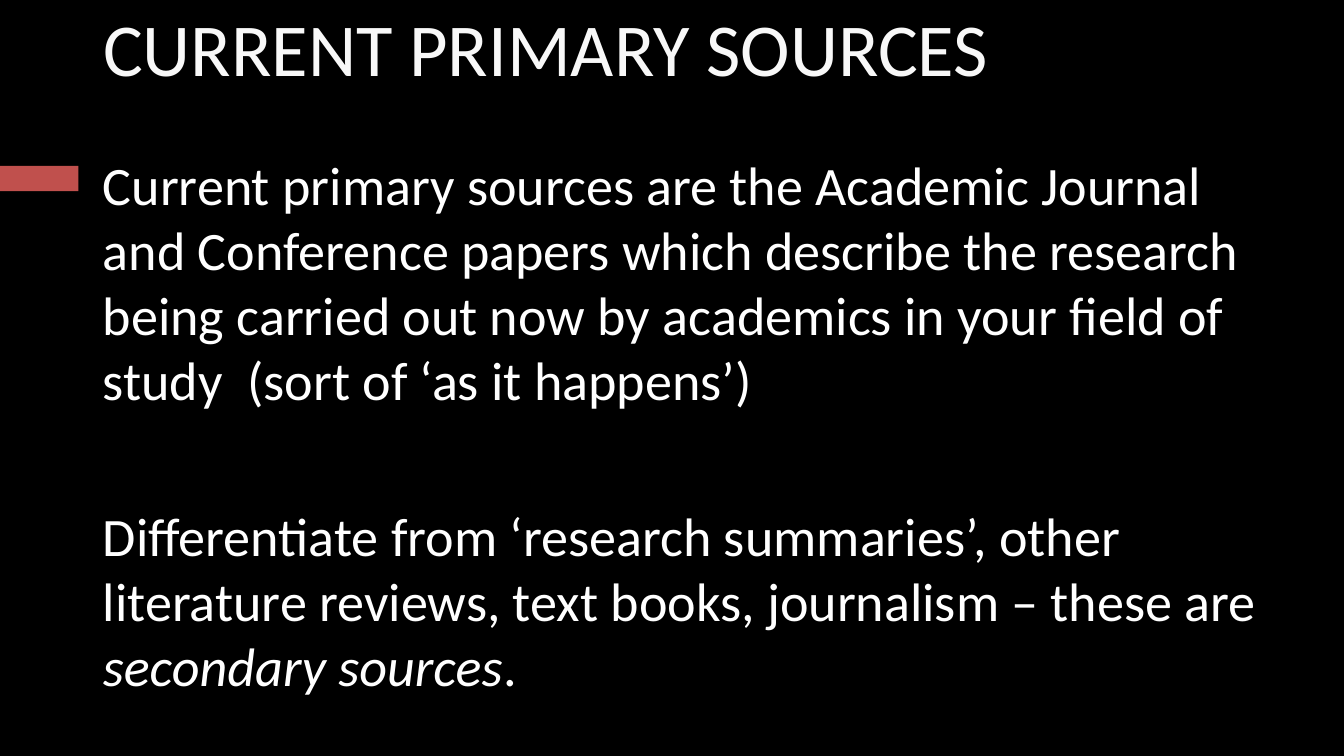
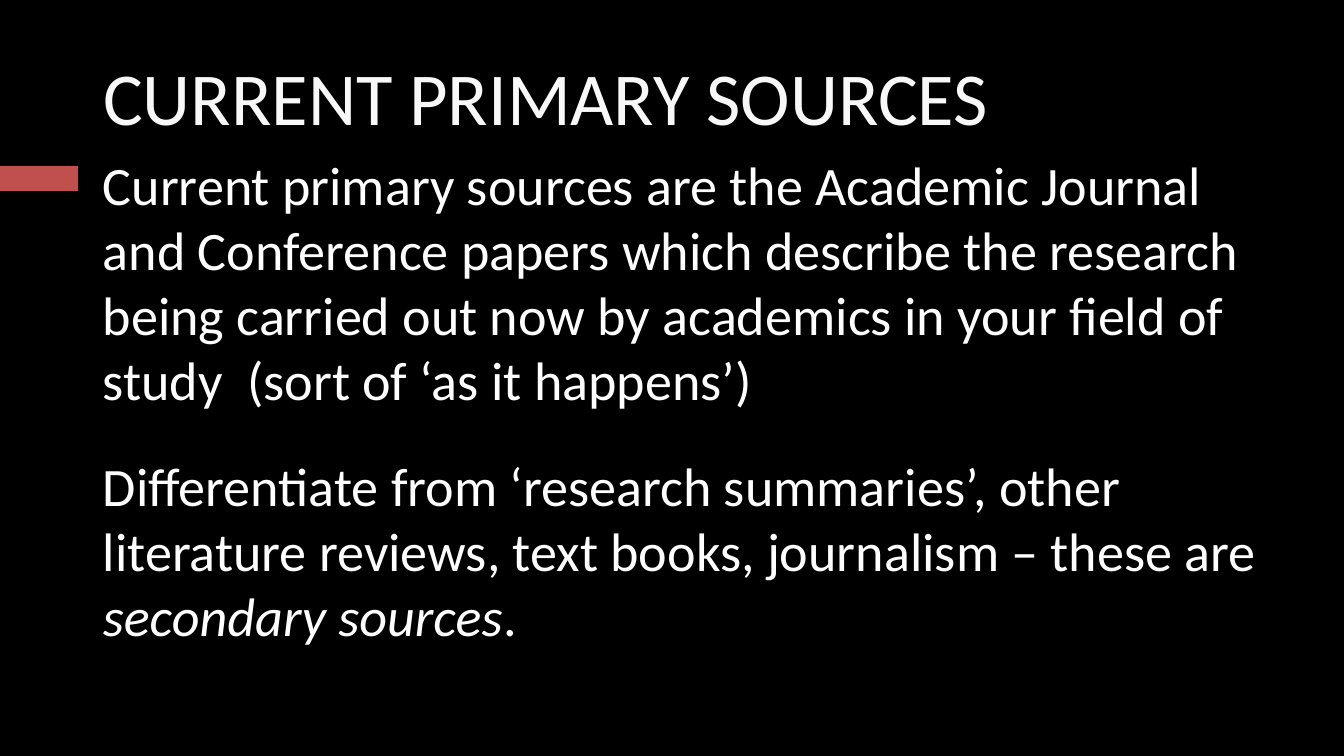
Before and after one commit to dscroft/shape, a slide deck: slide 6 of 300303COM/Literature Reviews.pptx (slide 8 before the commit). Drawn at 1344x756 pixels with LibreOffice and Linux fonts; fonts in the diff are those of the drawing. Boxes give left, top, right and bottom in pixels: in the first picture for what was removed or moved away, otherwise in the second. Text is boxed around its words. In the diff, an @@ line names an element or a change of style, - is before the commit and + after.

```diff
--- a/300303COM/Literature Reviews.pptx
+++ b/300303COM/Literature Reviews.pptx
@@ text "CURRENT PRIMARY SOURCES": place and size @@
-text "CURRENT PRIMARY SOURCES" at (103, 27, 988, 77)
+text "CURRENT PRIMARY SOURCES" at (103, 76, 988, 126)
@@ text "Current primary sources are the ..." at (103, 167, 1256, 645): less space between paragraphs @@
```
Also in this commit, not shown: 9 other slides changed, 2 slides removed, 2 other files.
